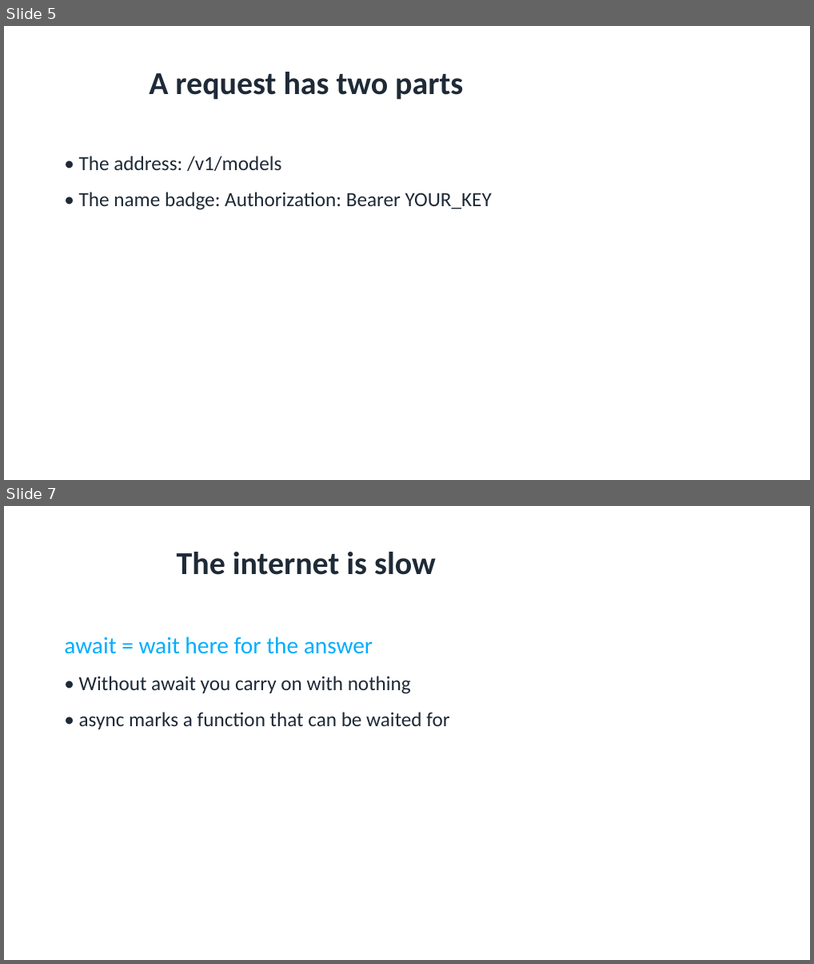
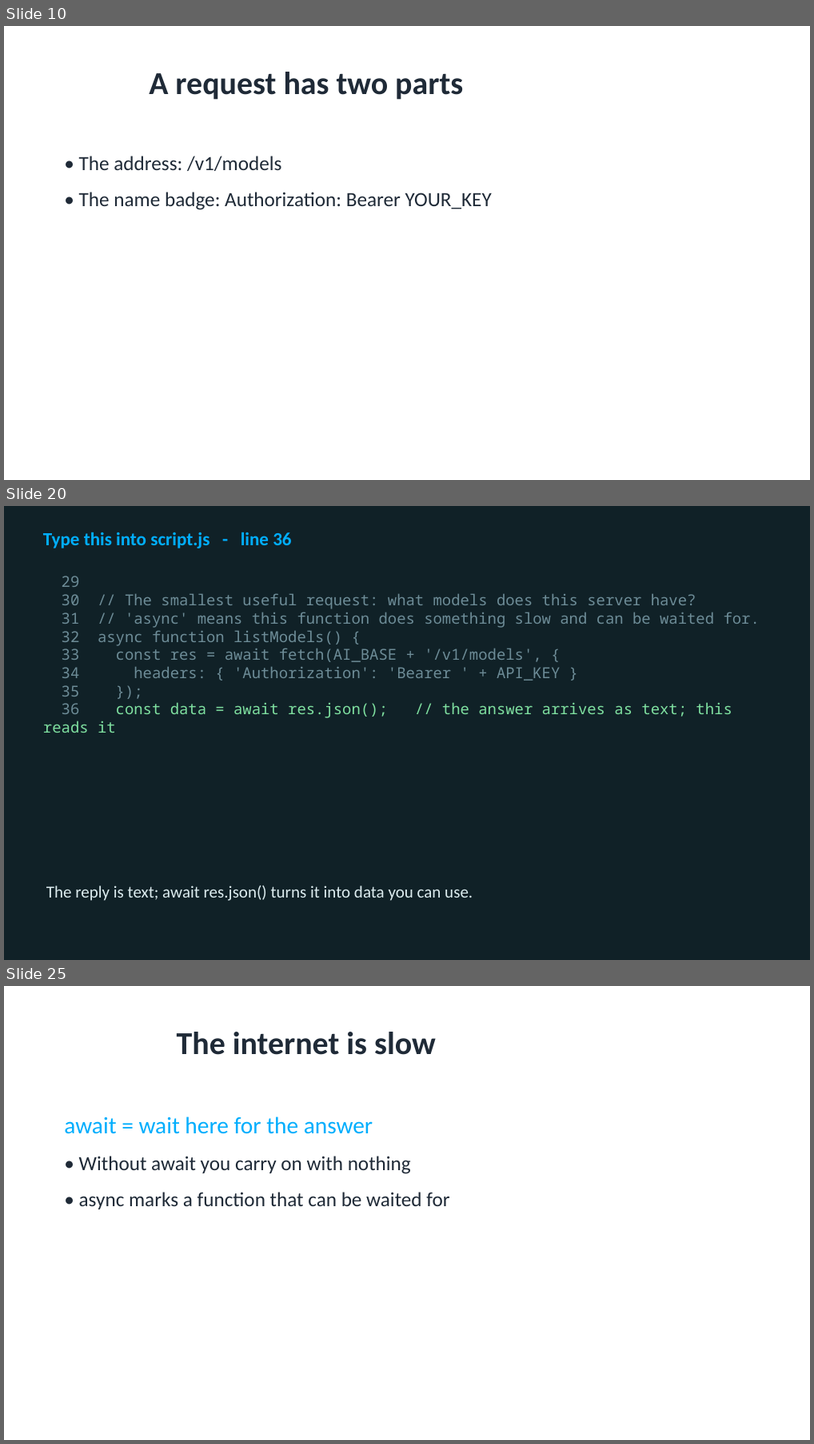
Before and after one commit to utgapps/utgapps.github.io, a slide deck: ai101/slides/week-03.pptx. Shown one above the other, each under a label of ours: slides 5 and 7 before the commit, slides 10, 20 and 25 after it; the slides between them are not shown. The pictures are 814x964 and 814x1444 pixels, drawn with LibreOffice and Linux fonts; fonts in the diff are those of the drawing. Boxes give left, top, right and bottom in pixels: in the first picture for what was removed or moved away, otherwise in the second. Text is boxed around its words. In the diff, an @@ line names an element or a change of style, - is before the commit and + after.

```diff
--- a/ai101/slides/week-03.pptx
+++ b/ai101/slides/week-03.pptx
@@ slide 20 added at [4,506,810,960], background #102127 @@
@@ text added at [43,532,291,548], 22 pt, text #01AEFD, bold @@
+Type this into script.js - line 36
@@ text added at [43,576,760,732], 18 pt, text #6D8C97 @@
+29
+30 // The smallest useful request: what models does this server have?
+31 // 'async' means this function does something slow and can be waited for.
+32 async function listModels() {
+33 const res = await fetch(AI_BASE + '/v1/models', {
+34 headers: { 'Authorization': 'Bearer ' + API_KEY }
+35 });
+36 const data = await res.json(); // the answer arrives as text; this reads it
@@ text added at [46,885,473,900], 20 pt, text #DCECEF @@
+The reply is text; await res.json() turns it into data you can use.
@@ what was slide 5 is now slide 10 @@
@@ what was slide 7 is now slide 25 @@
```
Also in this commit, not shown: 2 slides changed, 17 other slides added, 17 other files.
